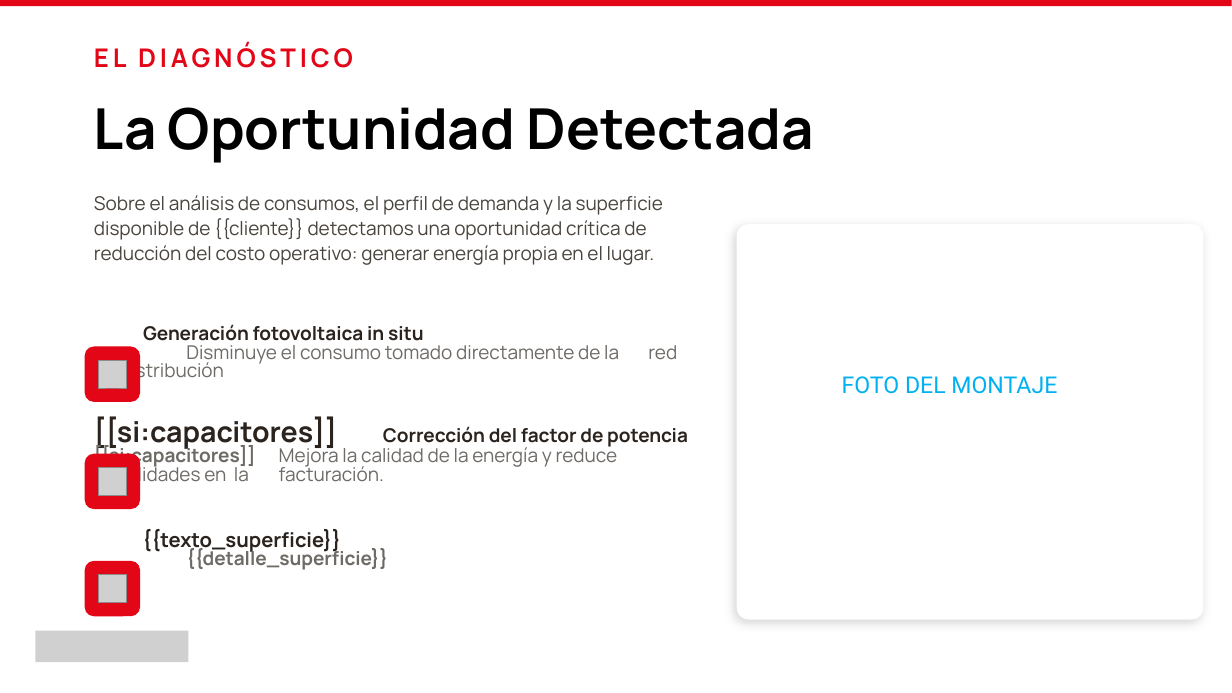
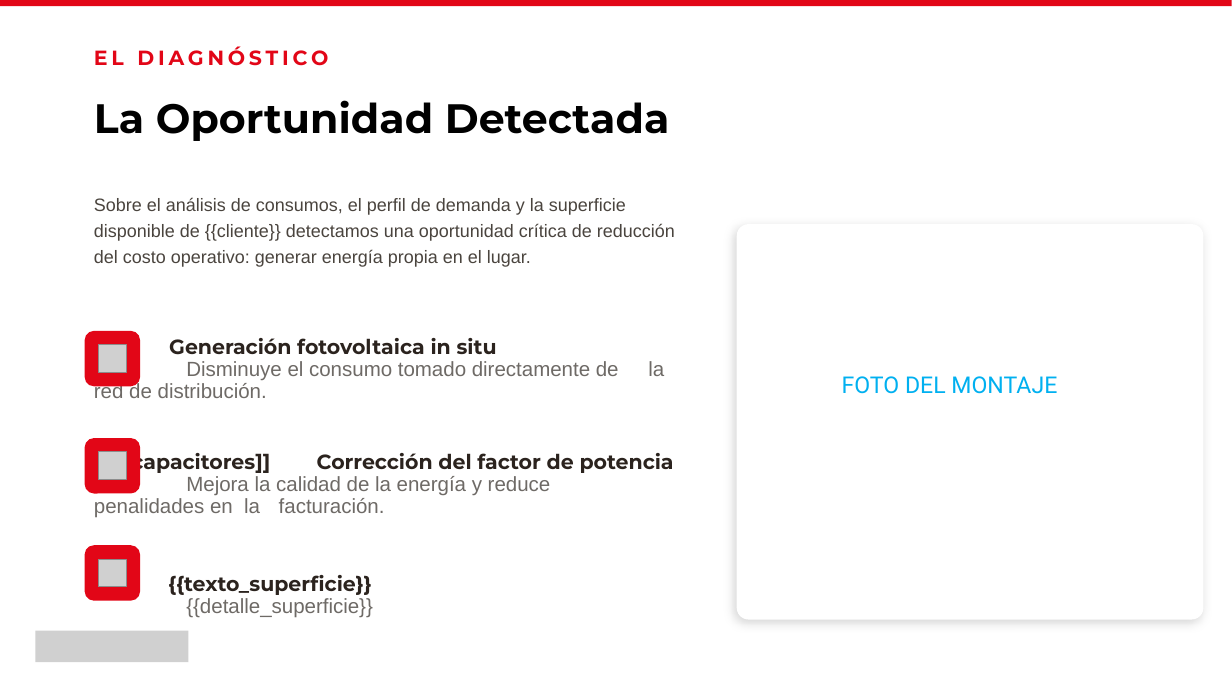
Before and after one commit to stchigel/estudio-de-prefactibilidad-dynamic, a slide deck: slide 3 of backend/exportes/plantillas/prefactibilidad.pptx. Drawn at 1232x693 pixels with LibreOffice and Linux fonts; fonts in the diff are those of the drawing; grey boxes stand for pictures. Boxes give left, top, right and bottom in pixels: in the first picture for what was removed or moved away, otherwise in the second. Text is boxed around its words. In the diff, an @@ line names an element or a change of style, - is before the commit and + after.

```diff
--- a/backend/exportes/plantillas/prefactibilidad.pptx
+++ b/backend/exportes/plantillas/prefactibilidad.pptx
@@ title "EL DIAGNÓSTICO La Oportunidad Detectada" at (94,46,670,141): size 20 to 16 pt in "EL DIAGNÓSTICO"; size 44 to 32 pt in "La Oportunidad Detectada"; font Manrope to Montserrat @@
@@ text at (94,197,675,267): size 14.8 to 14 pt, font Manrope to Arial in "Sobre el análisis de consumos, el perfil ..."; line spacing 1.1 to 1.2 @@
@@ text at (94,338,674,618): text changed; size 14.8 to 16 pt; font Manrope to Arial; bold off @@
-Generación fotovoltaica in situ
-Disminuye el consumo tomado directamente de la red de distribución
-[[si:capacitores]] Corrección del factor de potencia
-[[si:capacitores]] Mejora la calidad de la energía y reduce penalidades en la facturación.
-{{texto_superficie}}
-{{detalle_superficie}}
+Generación fotovoltaica in situ
+Disminuye el consumo tomado directamente de la red de distribución.
+[[si:capacitores]] Corrección del factor de potencia
+Mejora la calidad de la energía y reduce penalidades en la facturación.
+{{texto_superficie}}
+{{detalle_superficie}}
@@ 3 pictures, 3 rounded rectangles: place and size @@
-3 pictures, 3 rounded rectangles at (85,347,140,616)
+3 pictures, 3 rounded rectangles at (85,331,140,601)
```
Also in this commit, not shown: 15 other slides changed, 3 other files.
